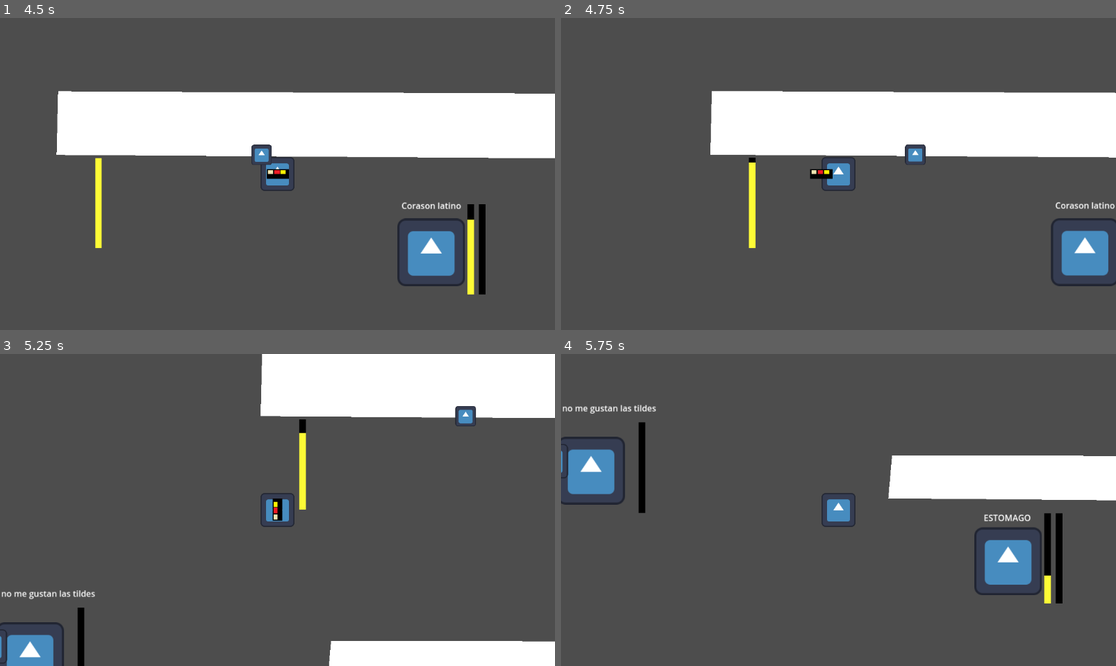
Above: before the commit, frames 1-4 (two rows, left to right).
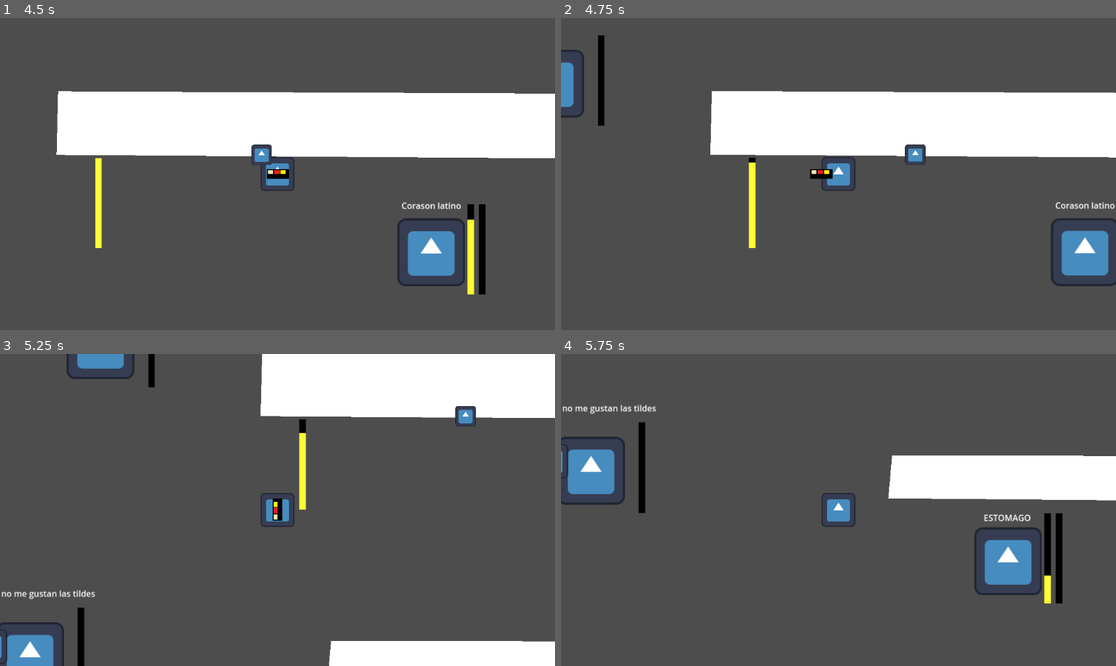
Above: after the commit, the same moments.

Repository: Marcopole11/minijam178
Game: Godot game, scene res://mundo.tscn
The game is run twice, just before and just after one commit, with the same random seed, the same clock (stepped at 60 frames per second) and the same inputs. The engine's default icon, where the game draws it, is replaced by a stand-in: a white triangle on a blue panel in a dark square.
Inputs (mouse positions are in pixels of both pictures, inside the frame that each line leads up to):
- Up to frame 1 (4.5 s): tap Enter at 0.5, 2.75 s; move the mouse to (399, 158) at 0.52 s; hold D (move_right) 0.53-1.28 s; click (399, 158) at 0.6 s; move the mouse to (166, 189) at 1.27 s; hold S (move_down) 1.28-2.03 s; click (166, 189) at 1.35 s; tap Space at 2 s; move the mouse to (333, 105) at 2.02 s; hold D (move_right) 2.03-2.78 s; click (333, 105) at 2.1 s; move the mouse to (249, 236) at 2.77 s; hold W (move_up) 2.78-3.53 s; click (249, 236) at 2.85 s; move the mouse to (444, 220) at 3.52 s; hold A (move_left) from 3.53 s (still down); click (444, 220) at 3.6 s; move the mouse to (111, 127) at 4.27 s; click (111, 127) at 4.35 s
- Up to frame 2 (4.75 s): keep holding A (move_left)
- Up to frame 3 (5.25 s): move the mouse to (305, 510) at 5.02 s; release A (move_left) at 5.03 s; hold S (move_down) from 5.03 s (still down); click (305, 510) at 5.1 s
- Up to frame 4 (5.75 s): keep holding S (move_down)

Frame 1 is identical in both runs. In frame 2, 0.8% of the frame differs, in the area x 0-8%, y 5-35%; in frame 3, 0.7%; in frame 4, nothing differs.

Commit message:
serebro funsiona

Diff:
--- a/minijam178/Scenes/brain.tscn
+++ b/minijam178/Scenes/brain.tscn
@@ -1,21 +1,32 @@
-[gd_scene load_steps=3 format=3 uid="uid://de68e4nabbqst"]
+[gd_scene load_steps=5 format=3 uid="uid://de68e4nabbqst"]
 
 [ext_resource type="Script" path="res://Scripts/brain.gd" id="1_2jfqv"]
 [ext_resource type="Texture2D" uid="uid://bnry03au5ypvg" path="res://icon.svg" id="2_hi534"]
+[ext_resource type="Texture2D" uid="uid://cc60agepb8bb6" path="res://textures/bars/Texturastaminabg.png" id="3_rabxi"]
+[ext_resource type="Texture2D" uid="uid://bm744ypxq3y1m" path="res://textures/bars/Texturastamina.png" id="4_m44on"]
 
-[node name="Brain" type="Node2D"]
+[node name="Brain" type="StaticBody2D"]
 script = ExtResource("1_2jfqv")
 
 [node name="Icon" type="Sprite2D" parent="."]
 texture = ExtResource("2_hi534")
 
-[node name="Container" type="Container" parent="."]
-anchors_preset = 5
-anchor_left = 0.5
-anchor_right = 0.5
-offset_left = -123.0
-offset_top = -230.0
-offset_right = 123.0
-offset_bottom = -85.0
-grow_horizontal = 2
-size_flags_horizontal = 4
+[node name="brainTimer" type="Timer" parent="."]
+wait_time = 9.0
+autostart = true
+
+[node name="thoughtSpawner" type="Node2D" parent="."]
+position = Vector2(0, -152)
+
+[node name="rage_bar" type="TextureProgressBar" parent="."]
+offset_left = 90.0
+offset_top = -91.0
+offset_right = 254.0
+offset_bottom = 1373.0
+scale = Vector2(0.0764532, 0.116335)
+value = 30.0
+fill_mode = 3
+texture_under = ExtResource("3_rabxi")
+texture_progress = ExtResource("4_m44on")
+
+[connection signal="timeout" from="brainTimer" to="." method="_on_brain_timer_timeout"]
--- /dev/null
+++ b/minijam178/Scenes/brainthoughts.tscn
@@ -0,0 +1,77 @@
+[gd_scene load_steps=3 format=3 uid="uid://chpxs27om4tf6"]
+
+[ext_resource type="Script" path="res://Scripts/brainthoughts.gd" id="1_qk2to"]
+
+[sub_resource type="RectangleShape2D" id="RectangleShape2D_4713l"]
+size = Vector2(33, 14.5)
+
+[node name="Brainthoughts" type="Node2D"]
+script = ExtResource("1_qk2to")
+
+[node name="Container" type="AspectRatioContainer" parent="."]
+anchors_preset = 15
+anchor_right = 1.0
+anchor_bottom = 1.0
+offset_right = 68.0
+offset_bottom = 23.0
+grow_horizontal = 2
+grow_vertical = 2
+scale = Vector2(1.94533, 1.94449)
+
+[node name="Question" type="Label" parent="Container"]
+layout_mode = 2
+text = "question
+"
+
+[node name="Answer1" type="Area2D" parent="Container"]
+position = Vector2(-55, 56)
+
+[node name="Answer1" type="Label" parent="Container/Answer1"]
+anchors_preset = 15
+anchor_right = 1.0
+anchor_bottom = 1.0
+grow_horizontal = 2
+grow_vertical = 2
+text = "aaa"
+
+[node name="CollisionShape2D" type="CollisionShape2D" parent="Container/Answer1"]
+position = Vector2(0, 2.25)
+shape = SubResource("RectangleShape2D_4713l")
+
+[node name="Answer2" type="Area2D" parent="Container"]
+position = Vector2(22.1043, -41.142)
+
+[node name="Answer2" type="Label" parent="Container/Answer2"]
+anchors_preset = 15
+anchor_right = 1.0
+anchor_bottom = 1.0
+offset_right = 28.0
+offset_bottom = 23.0
+grow_horizontal = 2
+grow_vertical = 2
+text = "aaa"
+
+[node name="CollisionShape2D" type="CollisionShape2D" parent="Container/Answer2"]
+position = Vector2(14, 13)
+shape = SubResource("RectangleShape2D_4713l")
+
+[node name="Answer3" type="Area2D" parent="Container"]
+position = Vector2(111, 44)
+
+[node name="Answer3" type="Label" parent="Container/Answer3"]
+anchors_preset = 15
+anchor_right = 1.0
+anchor_bottom = 1.0
+offset_right = 28.0
+offset_bottom = 23.0
+grow_horizontal = 2
+grow_vertical = 2
+text = "aaa"
+
+[node name="CollisionShape2D" type="CollisionShape2D" parent="Container/Answer3"]
+position = Vector2(14, 13)
+shape = SubResource("RectangleShape2D_4713l")
+
+[connection signal="area_entered" from="Container/Answer1" to="." method="_on_answer_1_area_entered"]
+[connection signal="area_entered" from="Container/Answer2" to="." method="_on_answer_2_area_entered"]
+[connection signal="area_entered" from="Container/Answer3" to="." method="_on_answer_3_area_entered"]
--- a/minijam178/Scenes/mainScreen.tscn
+++ b/minijam178/Scenes/mainScreen.tscn
@@ -1,6 +1,6 @@
-[gd_scene load_steps=4 format=3 uid="uid://fj7dhitklg1n"]
+[gd_scene load_steps=4 format=3 uid="uid://cb3vjsbgs3745"]
 
-[ext_resource type="Script" path="res://Scenes/main_screen.gd" id="1_vhxit"]
+[ext_resource type="Script" path="res://Scripts/main_screen.gd" id="1_dgpau"]
 [ext_resource type="Texture2D" uid="uid://bnry03au5ypvg" path="res://icon.svg" id="2_u0ktb"]
 
 [sub_resource type="LabelSettings" id="LabelSettings_36tp5"]
@@ -16,7 +16,7 @@
 anchor_bottom = 1.0
 grow_horizontal = 2
 grow_vertical = 2
-script = ExtResource("1_vhxit")
+script = ExtResource("1_dgpau")
 
 [node name="CenterContainer" type="CenterContainer" parent="."]
 layout_mode = 1
--- a/minijam178/Scripts/brain.gd
+++ b/minijam178/Scripts/brain.gd
@@ -1,4 +1,19 @@
-extends Node2D
+extends StaticBody2D
+@onready var brain_timer: Timer = $brainTimer
+@onready var thought_spawner: Node2D = $thoughtSpawner
+@onready var rage_bar: TextureProgressBar = $rage_bar
+
+
+const BRAINTHOUGHTS = preload("res://Scenes/brainthoughts.tscn")
+
+
+
+@export_group("rage") #all var related to the rage of the monster
+@export var max_rage:float = 100
+@export var rage_change:float = 1
+@export var rage:float = 0
+
+
 
 
 # Called when the node enters the scene tree for the first time.
@@ -8,4 +23,20 @@
 
 # Called every frame. 'delta' is the elapsed time since the previous frame.
 func _process(delta: float) -> void:
-	pass
+	rage_bar.value = rage
+
+	if thought_spawner.get_child_count() != 0 and rage <= 100:
+		rage += rage_change
+	elif rage >= 0:
+		rage -= rage_change
+
+func spawnquestion():
+	var question = BRAINTHOUGHTS.instantiate()
+	question.position = Vector2(0,0)
+	thought_spawner.add_child(question)
+
+
+func _on_brain_timer_timeout() -> void:
+	if thought_spawner.get_child_count() <= 0:
+		spawnquestion()
+		print("question spawned")
--- /dev/null
+++ b/minijam178/Scripts/brainthoughts.gd
@@ -0,0 +1,78 @@
+extends Node2D
+
+
+@onready var question: Label = $Container/Question
+@onready var answer_1: Label = $Container/Answer1/Answer1
+@onready var answer_2: Label = $Container/Answer2/Answer2
+@onready var answer_3: Label = $Container/Answer3/Answer3
+
+var operators = ["+", "-", "*"]
+var valuerandomness: int = 20
+var rightanswer
+
+func generate_operation():
+
+	var operator = operators[randi() % operators.size()]
+	var num1 = randi() % valuerandomness * GlobalVariables.dificulty
+	var num2 = randi() % valuerandomness * GlobalVariables.dificulty
+
+	var problem = str(num1)+operator+str(num2)
+	var expression = Expression.new()
+	var error = expression.parse(problem)
+
+
+
+
+	if error != OK:
+		push_error("error to solve" + problem)
+		return null
+
+	var answer = expression.execute()
+	var wronganswer1 = answer + randi_range(-10,25)
+	var wronganswer2 = answer + wronganswer1 + randi_range(-10,25)
+	while wronganswer1 == answer:
+		wronganswer1 = answer + randi_range(-10, 25)
+	while wronganswer2 == answer or wronganswer2 == wronganswer1:
+		wronganswer2 = answer + randi_range(-10, 25)
+
+	return {
+		"problem": problem,
+		"answers": [answer, wronganswer1, wronganswer2]
+	}
+
+
+func _ready() -> void:
+	var operation = generate_operation()
+	rightanswer = operation["answers"][0]
+
+
+	var shuffled_answers = operation["answers"]
+	shuffled_answers.shuffle()
+
+	question.text = str(operation["problem"])
+	answer_1.text = str(shuffled_answers[0])
+	answer_2.text = str(shuffled_answers[1])
+	answer_3.text = str(shuffled_answers[2])
+
+
+func _on_answer_1_area_entered(area: Area2D) -> void:
+	if area.is_in_group("punch"):
+		if answer_1.text == str(rightanswer):
+			print("right answer")
+			queue_free()
+		else:
+			print("wrong answer")
+func _on_answer_2_area_entered(area: Area2D) -> void:
+	if area.is_in_group("punch"):
+		if answer_2.text == str(rightanswer):
+			print("right answer")
+			queue_free()
+		else:
+			print("wrong answer")
+func _on_answer_3_area_entered(area: Area2D) -> void:
+	if area.is_in_group("punch"):
+		if answer_3.text == str(rightanswer):
+			print("right answer")
+			queue_free()
+		else:
+			print("wrong answer")
--- a/minijam178/mundo.tscn
+++ b/minijam178/mundo.tscn
@@ -6,6 +6,7 @@
 [ext_resource type="PackedScene" uid="uid://byc6xlkqcithr" path="res://Scenes/phone.tscn" id="4_6xl0r"]
 [ext_resource type="PackedScene" uid="uid://wnmav3mgfhd7" path="res://Scenes/stomach.tscn" id="4_jkpjo"]
 [ext_resource type="PackedScene" uid="uid://c3qinbxag8omm" path="res://Scenes/kidney.tscn" id="5_v1kfj"]
+[ext_resource type="PackedScene" uid="uid://de68e4nabbqst" path="res://Scenes/brain.tscn" id="7_sdsxg"]
 
 [node name="Node2D" type="Node2D"]
 
@@ -37,3 +38,6 @@
 
 [node name="phone" parent="." instance=ExtResource("4_6xl0r")]
 position = Vector2(394, 134)
+
+[node name="Brain" parent="." instance=ExtResource("7_sdsxg")]
+position = Vector2(-295, 0)
--- a/minijam178/project.godot
+++ b/minijam178/project.godot
@@ -50,7 +50,6 @@
 "events": [Object(InputEventKey,"resource_local_to_scene":false,"resource_name":"","device":-1,"window_id":0,"alt_press …(191 unchanged characters)…
 ]
 }
-
 punch={
 "deadzone": 0.5,
 "events": [Object(InputEventMouseButton,"resource_local_to_scene":false,"resource_name":"","device":-1,"window_id":0,"a …(255 unchanged characters)…
Renamed: minijam178/Scenes/main_screen.gd -> minijam178/Scripts/main_screen.gd
Not shown: 1 places in minijam178/mundo.tscn that only renumber resources
Not shown, added: minijam178/textures/mainCharParts/BackHead.png.import
Not shown, added: minijam178/textures/mainCharParts/BackPunch.png.import
Not shown, added: minijam178/textures/mainCharParts/FrontHead.png.import
Not shown, added: minijam178/textures/mainCharParts/FrontPunch.png.import
Not shown, added: minijam178/textures/mainCharParts/LeftHead.png.import
Not shown, added: minijam178/textures/mainCharParts/LeftLeg.png.import
Not shown, added: minijam178/textures/mainCharParts/LeftPunch.png.import
Not shown, added: minijam178/textures/mainCharParts/RightHead.png.import
Not shown, added: minijam178/textures/mainCharParts/RightLeg.png.import
Not shown, added: minijam178/textures/mainCharParts/RigthPunch.png.import
(and 5 more such lines)
